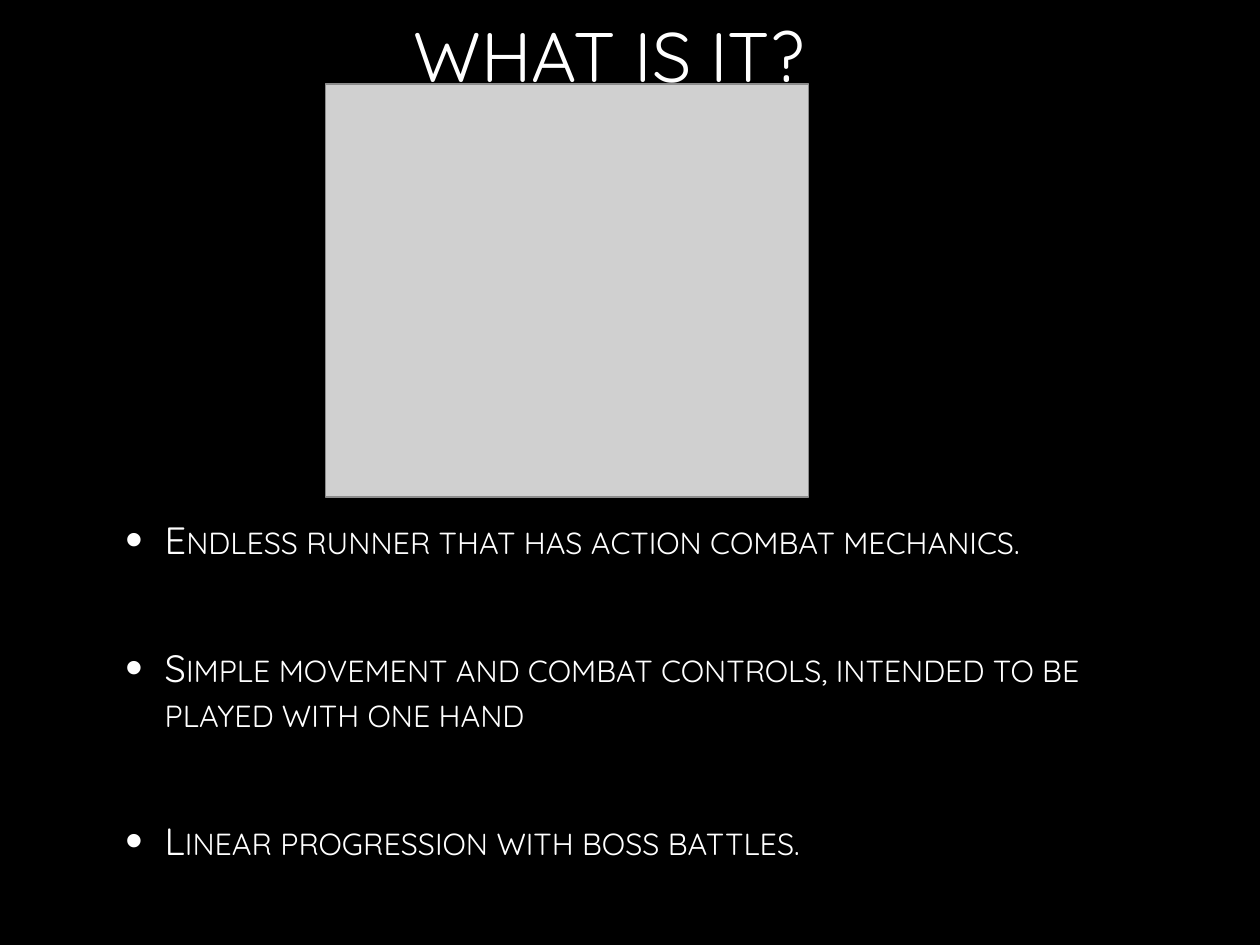
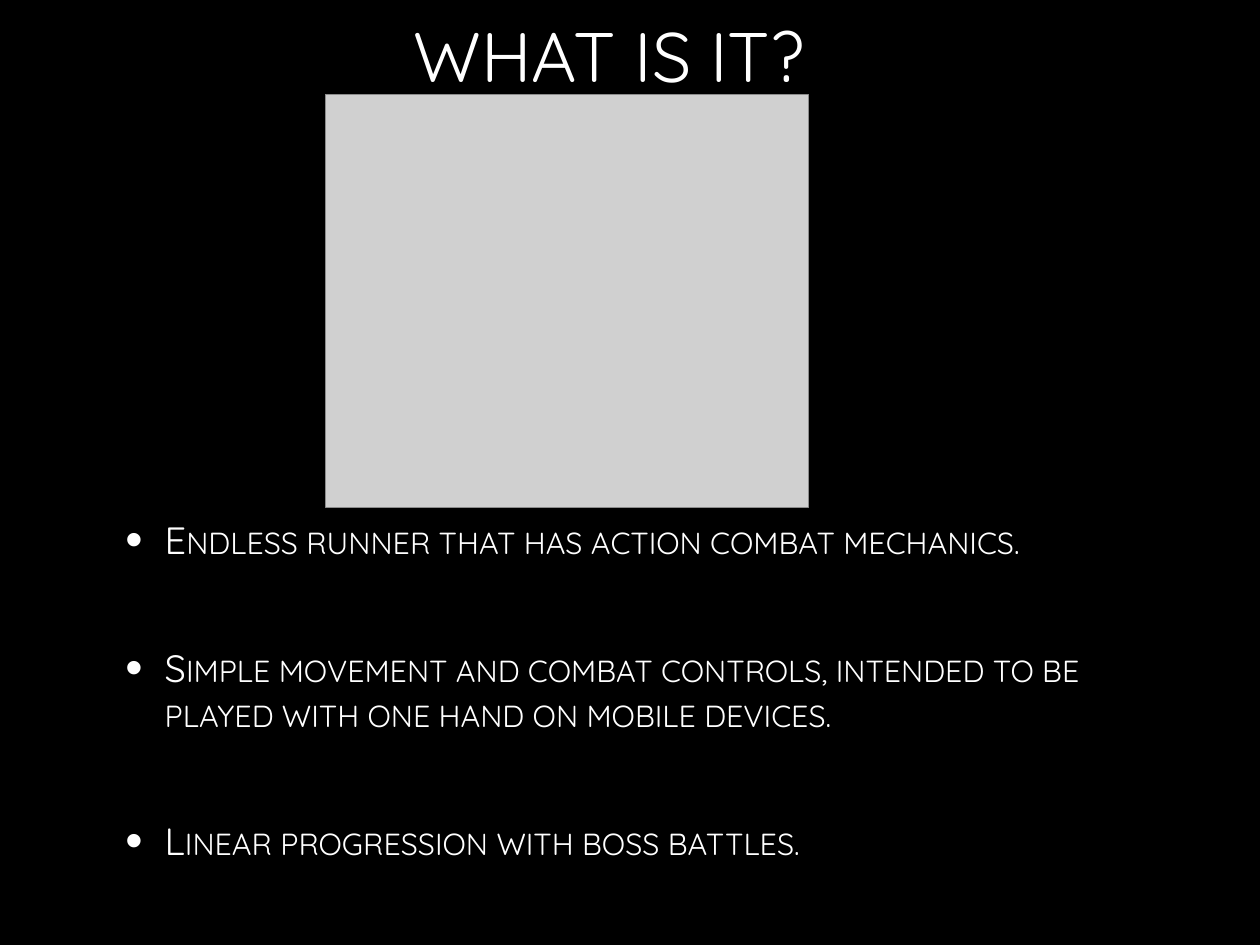
Before and after one commit to kt-chin/Games-and-Interactive-Entertainment-Business-and-Practice, a slide deck: slide 2 of Crystal Maze Disaster.pptx. Drawn at 1260x945 pixels with LibreOffice and Linux fonts; fonts in the diff are those of the drawing; grey boxes stand for pictures; background and template pictures are left out. Boxes give left, top, right and bottom in pixels: in the first picture for what was removed or moved away, otherwise in the second. Text is boxed around its words. In the diff, an @@ line names an element or a change of style, - is before the commit and + after.

```diff
--- a/Crystal Maze Disaster.pptx
+++ b/Crystal Maze Disaster.pptx
@@ picture moved from (x1=325, y1=84, x2=808, y2=498) to (x1=325, y1=94, x2=808, y2=508) @@
@@ text at (x1=165, y1=660, x2=1079, y2=728): text changed @@
-• Simple movement and combat controls, intended to be played with one hand
+• Simple movement and combat controls, intended to be played with one hand on mobile devices.
```
Also in this commit, not shown: 4 other slides changed, 1 slide added, 1 other file.
